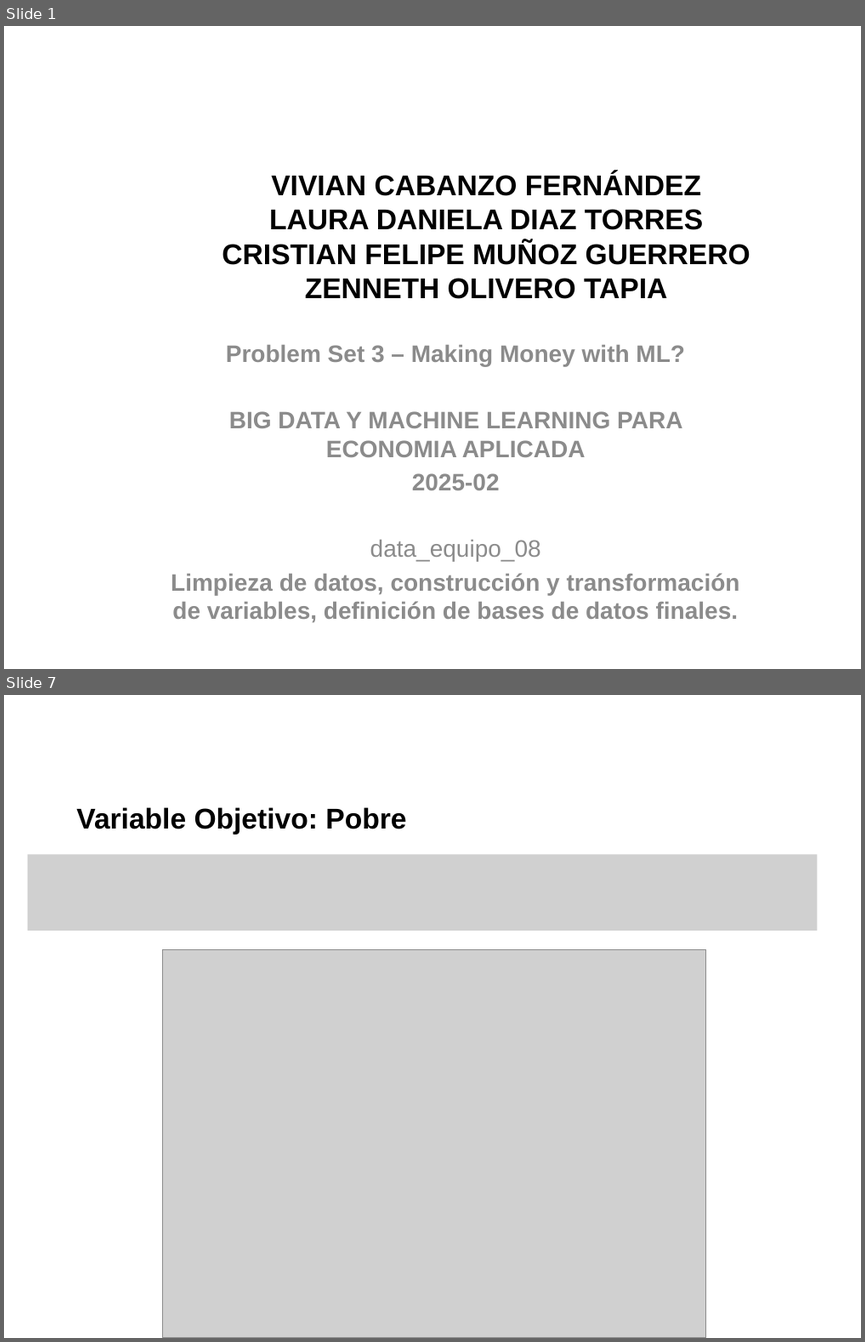
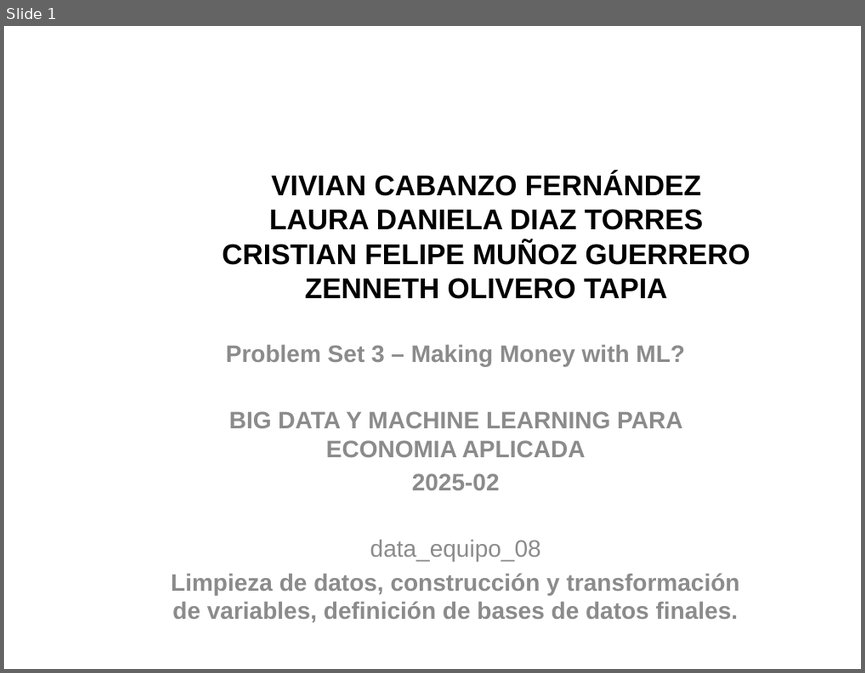
Before and after one commit to zoliverot/Taller3_Making-Money-with-ML, a slide deck: reports/slides/data_equipo_08.pptx. Shown one above the other, each under a label of ours: slides 1 and 7 before the commit, slide 1 after it; the slides between them are not shown. The pictures are 865x1342 and 865x673 pixels, drawn with LibreOffice and Linux fonts; fonts in the diff are those of the drawing; grey boxes stand for pictures; background and template pictures are left out. Boxes give left, top, right and bottom in pixels: in the first picture for what was removed or moved away, otherwise in the second. Text is boxed around its words. In the diff, an @@ line names an element or a change of style, - is before the commit and + after.

```diff
--- a/reports/slides/data_equipo_08.pptx
+++ b/reports/slides/data_equipo_08.pptx
@@ slide 7 removed at bbox=[4, 695, 861, 1338], background picture (left out) @@
@@ title removed at bbox=[76, 807, 406, 834] @@
-Variable Objetivo: Pobre
@@ picture removed at bbox=[28, 854, 817, 930] @@
@@ picture removed at bbox=[162, 949, 706, 1338] @@
```
Also in this commit, not shown: 1 slide added, 5 other slides removed, 2 other files.
